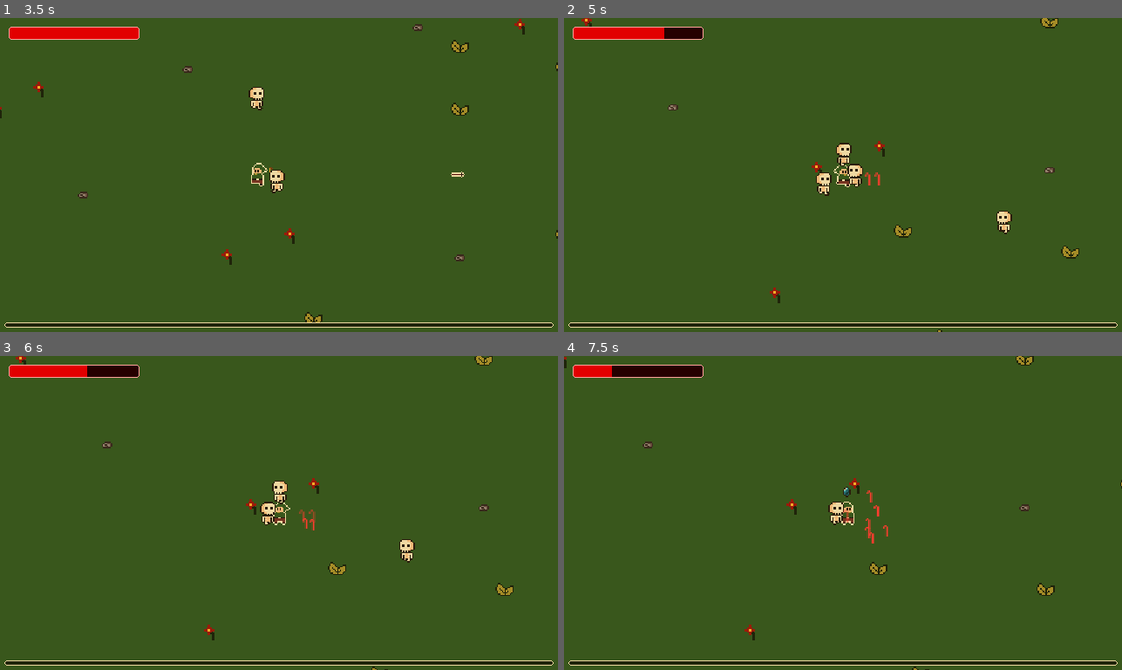
Above: before the commit, frames 1-4 (two rows, left to right).
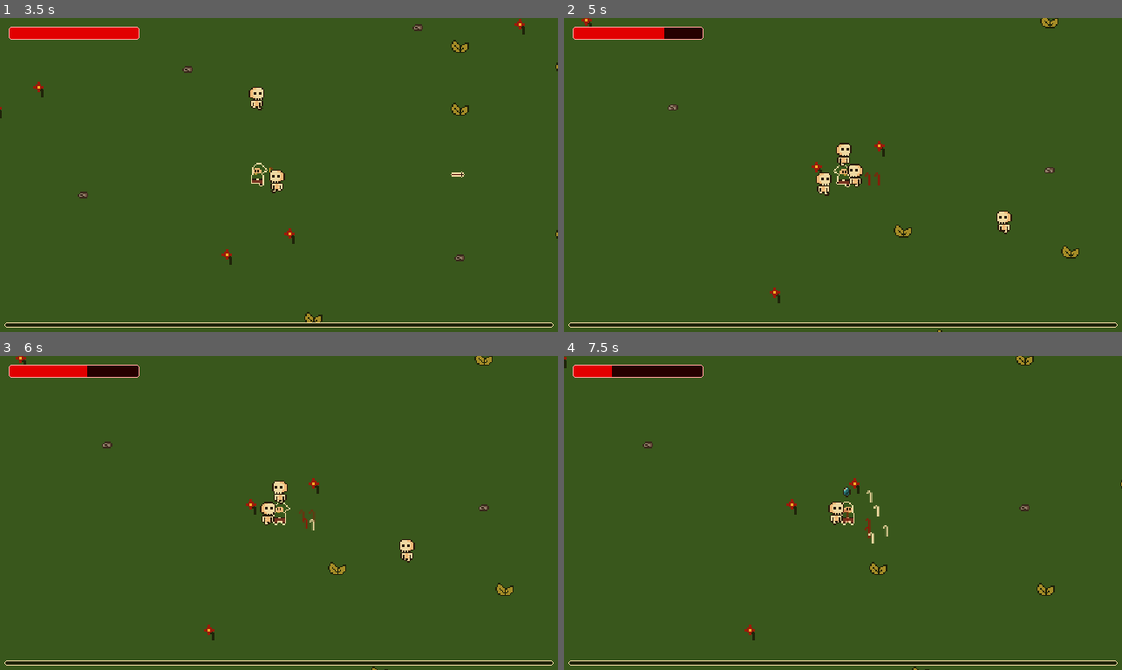
Above: after the commit, the same moments.

Repository: danilomacb/RAMter
Game: Godot game, scene res://Scenes/Game.tscn
Same seed, same stepped clock (60 frames per second), same inputs: the game is played once before the commit and once after it.
Inputs (mouse positions are in pixels of both pictures, inside the frame that each line leads up to):
- Up to frame 1 (3.5 s): move the mouse to (251, 237) at 0.52 s; hold Up (MoveUp) 0.53-2.03 s; move the mouse to (446, 222) at 1.27 s; move the mouse to (111, 127) at 2.02 s; hold Left (MoveLeft) from 2.03 s (still down); move the mouse to (306, 175) at 2.77 s
- Up to frame 2 (5 s): move the mouse to (759, 96) at 3.52 s; release Left (MoveLeft) at 3.53 s; hold Down (MoveDown) 3.53-4.28 s; move the mouse to (965, 159) at 4.27 s; hold Right (MoveRight) from 4.28 s (still down)
- Up to frame 3 (6 s): move the mouse to (167, 528) at 5.02 s; release Right (MoveRight) at 5.03 s; hold Up (MoveUp) 5.03-5.75 s; click "Reverse Shot" at 5.75 s
- Up to frame 4 (7.5 s): move the mouse to (898, 443) at 6.52 s; hold Right (MoveRight) 6.53-7.25 s; click "Penetrator" at 7.25 s

Frame 1 is identical in both runs. In frame 2, less than 0.1% of the frame differs, in the area x 53-57%, y 49-54%; in frame 3, less than 0.1%; in frame 4, 0.1%, in the area x 50-59%, y 42-60%.

Commit message:
changing damage indicator color

Diff:
--- a/Prefabs/DamageIndicator.tscn
+++ b/Prefabs/DamageIndicator.tscn
@@ -86,7 +86,7 @@
 offset_right = 40.0
 offset_bottom = 23.0
 size_flags_horizontal = 4
-theme_override_colors/font_color = Color(1, 0.235294, 0.180392, 1)
+theme_override_colors/font_color = Color(0.937255, 0.847059, 0.631373, 1)
 theme_override_fonts/font = ExtResource("2_6nqvo")
 text = "1"
 horizontal_alignment = 1
--- a/Scripts/Hp.gd
+++ b/Scripts/Hp.gd
@@ -27,10 +27,13 @@
 	var instantiatedDamageIndicator = damageIndicator.instantiate()
 	instantiatedDamageIndicator.label.text = str(damage)
 	instantiatedDamageIndicator.global_position = get_parent().global_position
-	get_tree().root.add_child(instantiatedDamageIndicator)
 
 	if hpType == HpType.Player:
 		hpBar.value = (curHp / maxHp) * 100
+		print(instantiatedDamageIndicator.label)
+		instantiatedDamageIndicator.label.modulate = Color("9b1a0a")
+
+	get_tree().root.add_child(instantiatedDamageIndicator)
 
 	if curHp <= 0:
 		Death()
